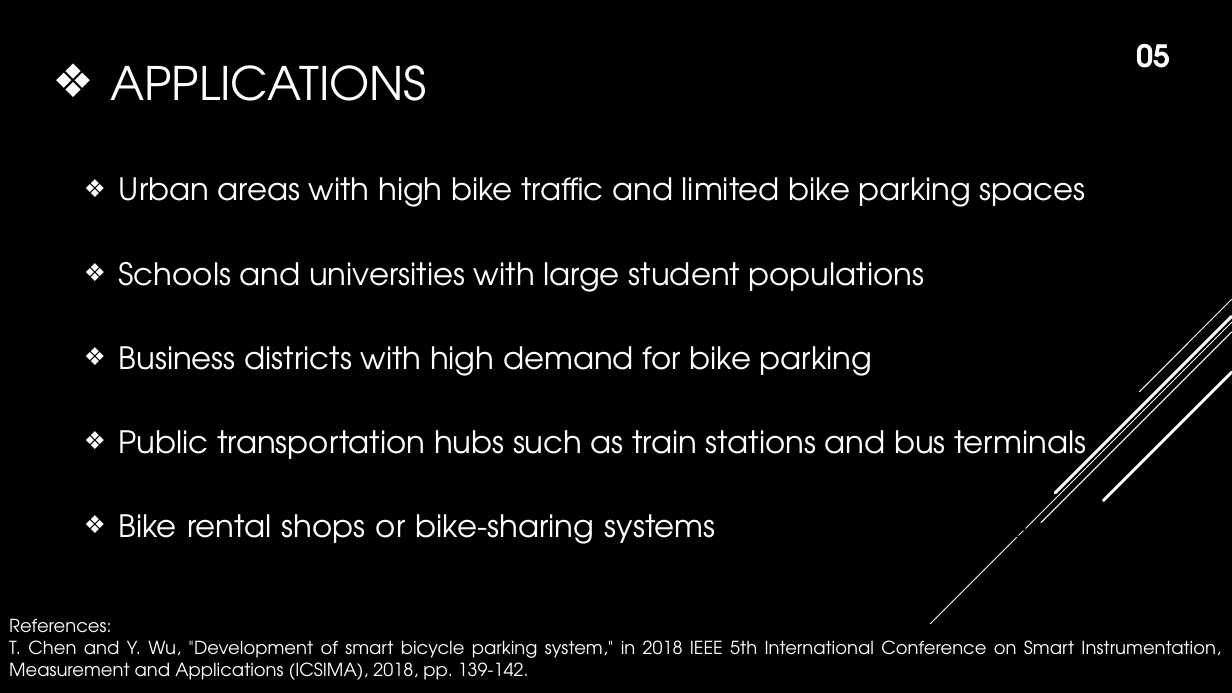
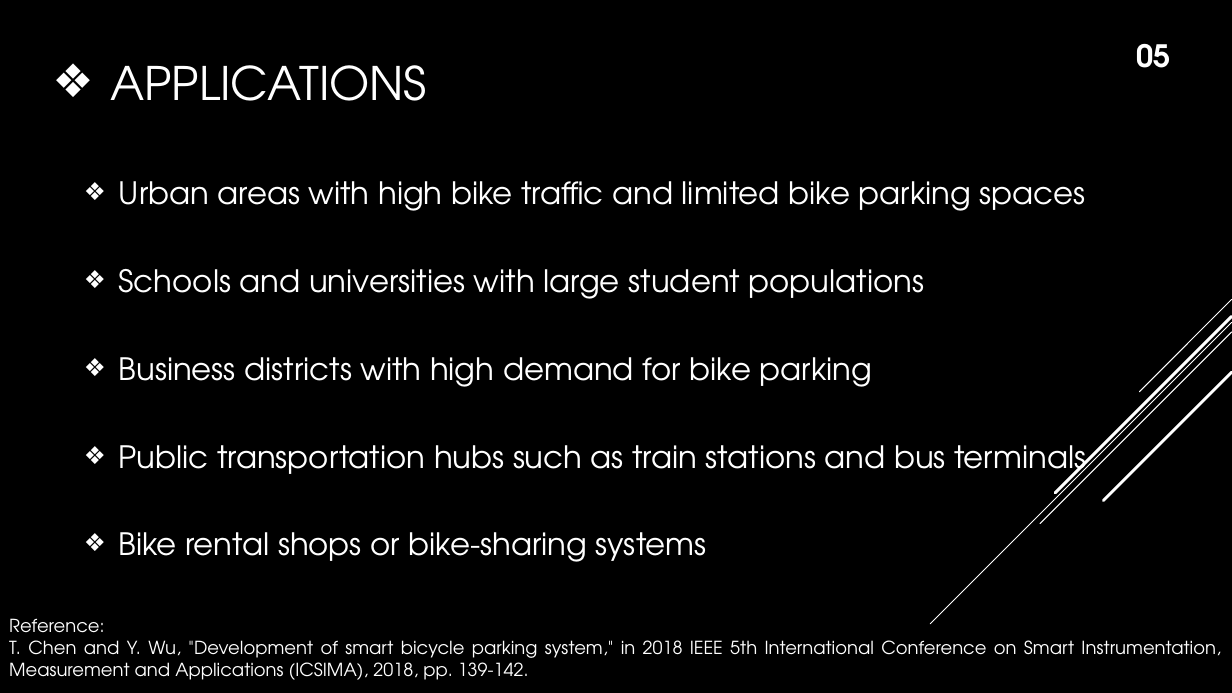
Before and after one commit to istyaque-ahammed/Technical-Writing-and-Presentation, a slide deck: slide 6 of Technical_Presentation.pptx. Drawn at 1232x693 pixels with LibreOffice and Linux fonts; fonts in the diff are those of the drawing. Boxes give left, top, right and bottom in pixels: in the first picture for what was removed or moved away, otherwise in the second. Text is boxed around its words. In the diff, an @@ line names an element or a change of style, - is before the commit and + after.

```diff
--- a/Technical_Presentation.pptx
+++ b/Technical_Presentation.pptx
@@ text at bbox=[119, 181, 1086, 483]: line spacing 1.9 to 2 @@
@@ text at bbox=[119, 532, 707, 562]: text changed @@
-❖ Bike rental shops or bike-sharing systems Bike rental shops or bike-sharing systems
+❖ Bike rental shops or bike-sharing systems systems
@@ text at bbox=[9, 618, 104, 641]: text changed @@
-References:
+Reference:
```
Also in this commit, not shown: 7 other slides changed.
